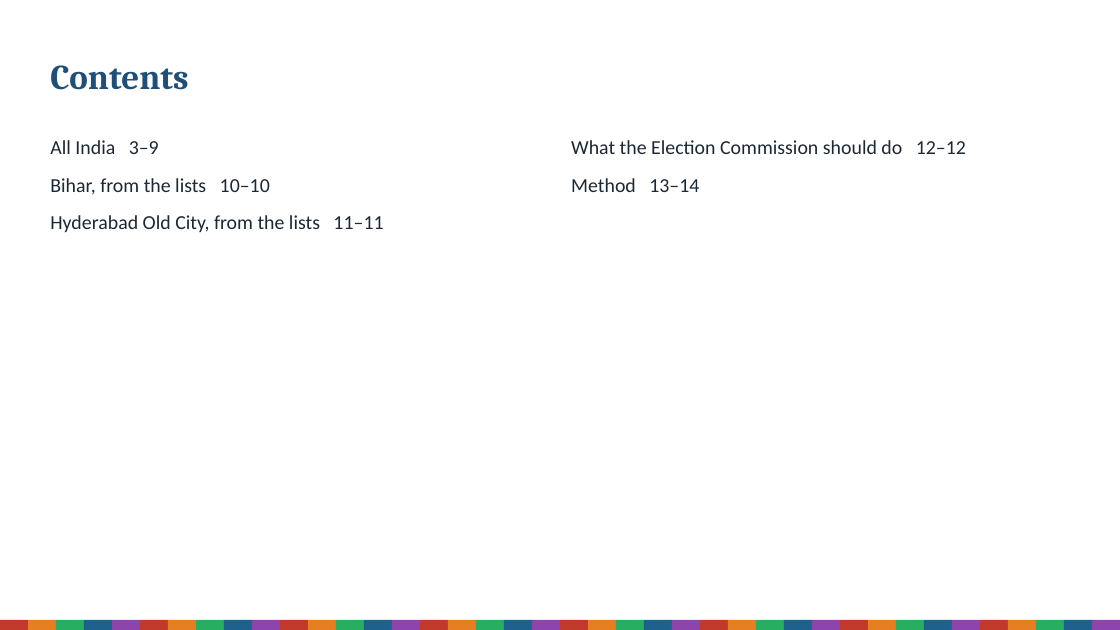
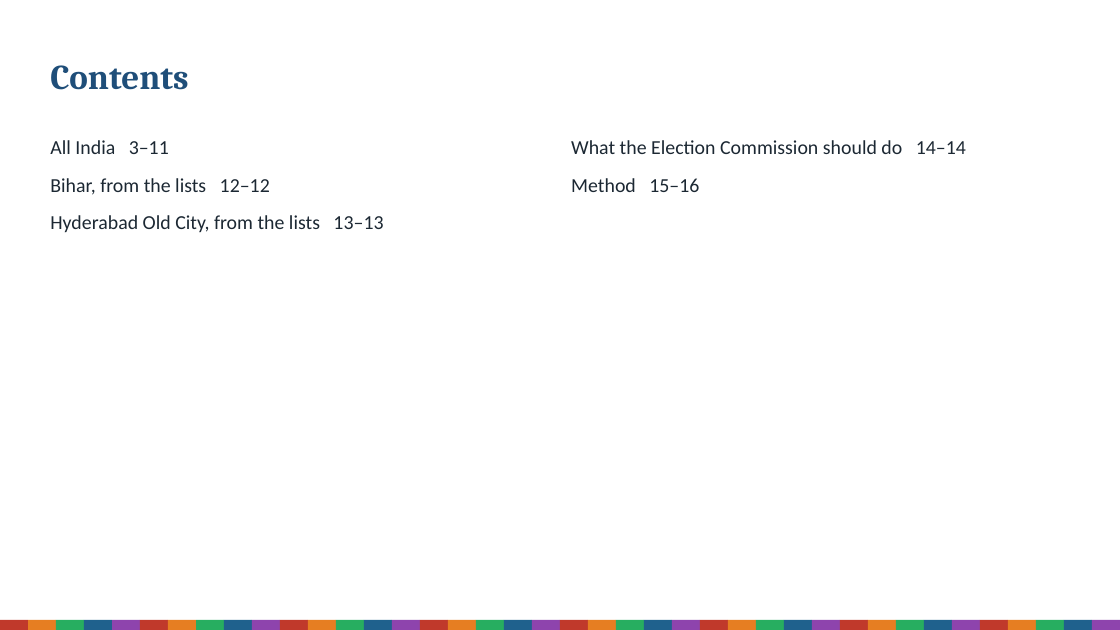
Before and after one commit to Varnasr/INDIA-DATA, a slide deck: slide 2 of reports/sir-india-deck.pptx. Drawn at 1120x630 pixels with LibreOffice and Linux fonts; fonts in the diff are those of the drawing. Boxes give left, top, right and bottom in pixels: in the first picture for what was removed or moved away, otherwise in the second. Text is boxed around its words. In the diff, an @@ line names an element or a change of style, - is before the commit and + after.

```diff
--- a/reports/sir-india-deck.pptx
+++ b/reports/sir-india-deck.pptx
@@ text at <box>50,140,383,233</box>: text changed @@
-All India 3–9
-Bihar, from the lists 10–10
-Hyderabad Old City, from the lists 11–11
+All India 3–11
+Bihar, from the lists 12–12
+Hyderabad Old City, from the lists 13–13
@@ text at <box>571,140,966,192</box>: text changed @@
-What the Election Commission should do 12–12
-Method 13–14
+What the Election Commission should do 14–14
+Method 15–16
```
Also in this commit, not shown: 5 other slides changed, 2 slides added, 18 other files.
